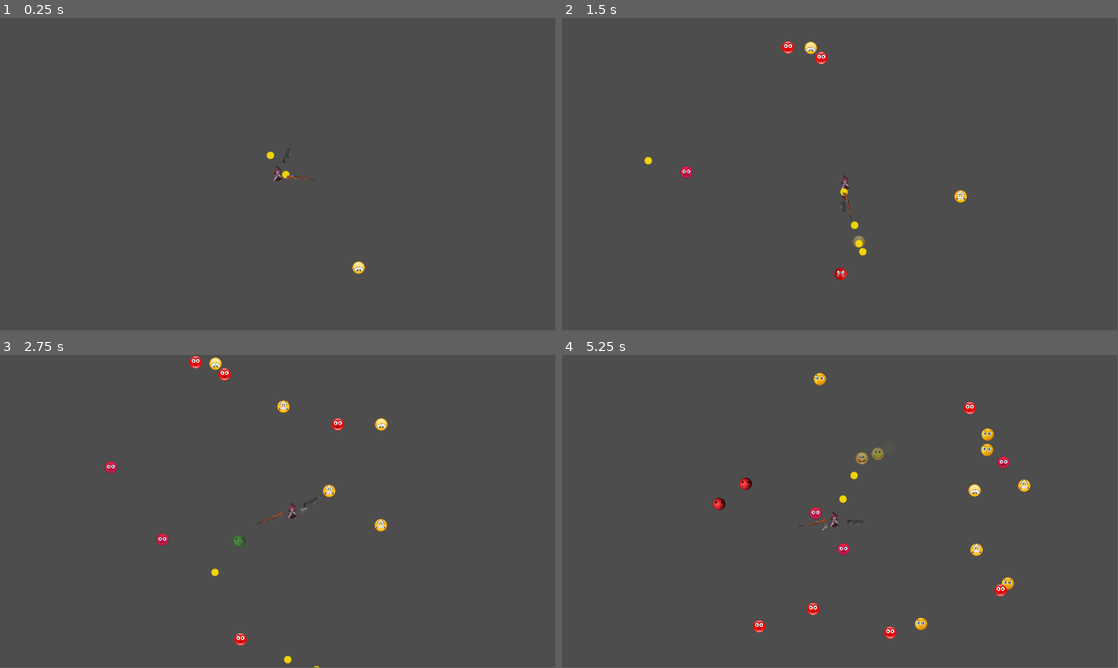
Above: before the commit, frames 1-4 (two rows, left to right).
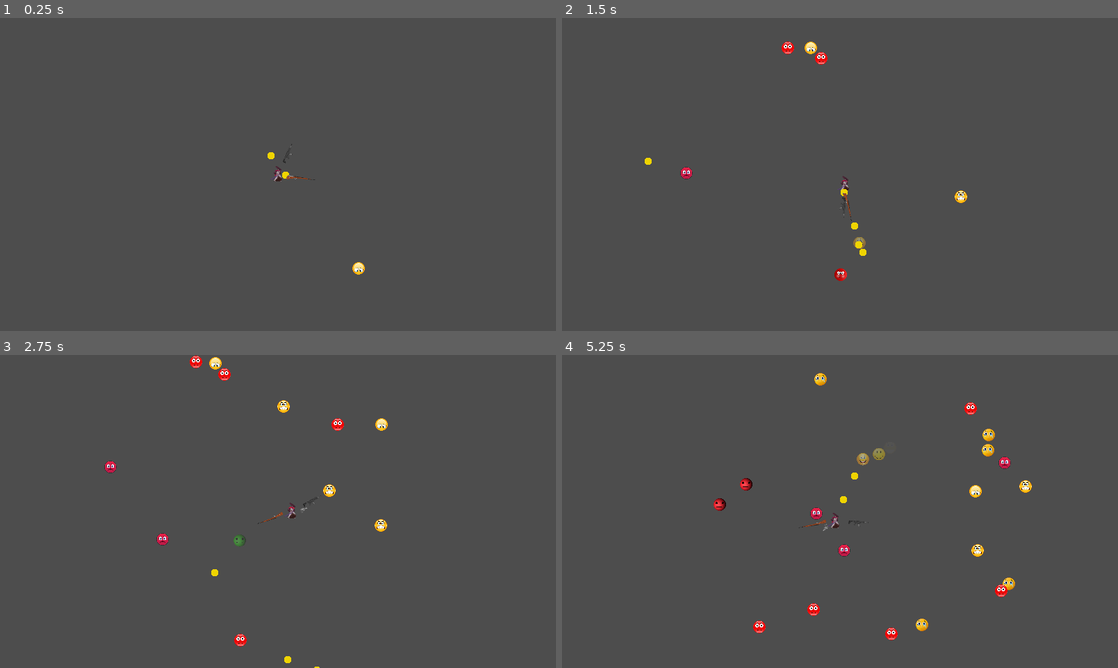
Above: after the commit, the same moments.

Repository: NemoDacremont/vampire_le_survivant
Game: Godot game, scene res://src/maps/first_map/map.tscn
Two runs of this game, one before a commit and one after it. Both use one fixed random seed, a clock stepped at 60 frames per second and the inputs below.
Inputs:
- Up to frame 1 (0.25 s): no input
- Up to frame 2 (1.5 s): hold D (move_right) 0.53-1.28 s; tap K (fireball) at 0.6, 1.35 s; hold S (move_down) from 1.28 s (still down)
- Up to frame 3 (2.75 s): release S (move_down) at 2.03 s; hold D (move_right) from 2.03 s (still down); tap K (fireball) at 2.1 s
- Up to frame 4 (5.25 s): release D (move_right) at 2.78 s; hold W (move_up) 2.78-3.53 s; tap K (fireball) every 0.75 s from 2.85 to 5.1 s; hold A (move_left) 3.53-5.03 s; hold S (move_down) from 5.03 s (still down)
In our replay, the window is 799x449 before the commit and 800x450 after it. These sizes can differ from the game's own. Grey fills any space a smaller window leaves; there, only what the larger window draws over its background counts as a difference.

The runs differ from the first frame. In frame 1, 0.1% of the frame differs, in the area x 47-66%, y 40-82%; in frame 2, 0.3%; in frame 3, 0.4%; in frame 4, 1.2%, in the area x 27-85%, y 5-92%.

Commit message:
quit and play

Diff:
--- a/project.godot
+++ b/project.godot
@@ -13,11 +13,16 @@
 config/name="vampire_le_survivant"
 run/main_scene="res://src/maps/first_map/map.tscn"
 config/features=PackedStringArray("4.2", "Forward Plus")
+boot_splash/bg_color=Color(0.141176, 0.141176, 0.141176, 1)
 config/icon="res://assets/icon.svg"
 
 [autoload]
 
 Context="*res://src/context.gd"
+
+[display]
+
+window/stretch/mode="canvas_items"
 
 [input]
 
--- /dev/null
+++ b/src/main_menu/main_menu.gd
@@ -0,0 +1,12 @@
+extends CanvasLayer
+
+# Called when the node enters the scene tree for the first time.
+func _ready():
+	$MarginContainer/AnimationPlayer.play("start")
+
+
+func _on_quit_pressed():
+	get_tree().quit()
+
+func _on_play_pressed():
+	get_tree().change_scene_to_file("res://src/maps/first_map/map.tscn")
--- /dev/null
+++ b/src/main_menu/main_menu.tscn
@@ -0,0 +1,87 @@
+[gd_scene load_steps=5 format=3 uid="uid://cp3bv27fsskk2"]
+
+[ext_resource type="Texture2D" uid="uid://djvnnhkb5e5fl" path="res://assets/main_menu/background_main_menu.png" id="1_4ks1l"]
+[ext_resource type="Script" path="res://src/main_menu/main_menu.gd" id="1_vf3o2"]
+
+[sub_resource type="Animation" id="Animation_7fa4q"]
+resource_name = "RESET"
+length = 2.0
+tracks/0/type = "value"
+tracks/0/imported = false
+tracks/0/enabled = true
+tracks/0/path = NodePath("VBoxContainer:theme_override_constants/separation")
+tracks/0/interp = 1
+tracks/0/loop_wrap = true
+tracks/0/keys = {
+"times": PackedFloat32Array(0, 2),
+"transitions": PackedFloat32Array(1, 1),
+"update": 0,
+"values": [-400, 1]
+}
+
+[sub_resource type="AnimationLibrary" id="AnimationLibrary_yabrf"]
+_data = {
+"start": SubResource("Animation_7fa4q")
+}
+
+[node name="MainMenu" type="CanvasLayer"]
+script = ExtResource("1_vf3o2")
+
+[node name="Background" type="Sprite2D" parent="."]
+position = Vector2(576, 289)
+scale = Vector2(0.6, 0.6)
+texture = ExtResource("1_4ks1l")
+
+[node name="MarginContainer" type="MarginContainer" parent="."]
+offset_right = 40.0
+offset_bottom = 40.0
+theme_override_constants/margin_left = 40
+theme_override_constants/margin_top = 230
+
+[node name="VBoxContainer" type="VBoxContainer" parent="MarginContainer"]
+layout_mode = 2
+theme_override_constants/separation = -79
+
+[node name="Play" type="Button" parent="MarginContainer/VBoxContainer"]
+layout_mode = 2
+size_flags_vertical = 8
+theme_override_colors/font_color = Color(0.890196, 0, 0, 1)
+theme_override_colors/font_outline_color = Color(0, 0, 0, 1)
+theme_override_constants/outline_size = 10
+theme_override_font_sizes/font_size = 60
+text = "PLAY"
+
+[node name="HowToPlay" type="Button" parent="MarginContainer/VBoxContainer"]
+layout_mode = 2
+size_flags_vertical = 8
+theme_override_colors/font_color = Color(0.890196, 0, 0, 1)
+theme_override_colors/font_outline_color = Color(0, 0, 0, 1)
+theme_override_constants/outline_size = 10
+theme_override_font_sizes/font_size = 60
+text = "HOW TO PLAY"
+
+[node name="Parameters" type="Button" parent="MarginContainer/VBoxContainer"]
+layout_mode = 2
+size_flags_vertical = 8
+theme_override_colors/font_color = Color(0.890196, 0, 0, 1)
+theme_override_colors/font_outline_color = Color(0, 0, 0, 1)
+theme_override_constants/outline_size = 10
+theme_override_font_sizes/font_size = 60
+text = "PARAMETERS"
+
+[node name="Quit" type="Button" parent="MarginContainer/VBoxContainer"]
+layout_mode = 2
+size_flags_vertical = 8
+theme_override_colors/font_color = Color(0.890196, 0, 0, 1)
+theme_override_colors/font_outline_color = Color(0, 0, 0, 1)
+theme_override_constants/outline_size = 10
+theme_override_font_sizes/font_size = 60
+text = "QUIT"
+
+[node name="AnimationPlayer" type="AnimationPlayer" parent="MarginContainer"]
+libraries = {
+"": SubResource("AnimationLibrary_yabrf")
+}
+
+[connection signal="pressed" from="MarginContainer/VBoxContainer/Play" to="." method="_on_play_pressed"]
+[connection signal="pressed" from="MarginContainer/VBoxContainer/Quit" to="." method="_on_quit_pressed"]
Binary file added: assets/main_menu/background_main_menu.png
Not shown, added: assets/main_menu/background_main_menu.png.import
Not shown, added: src/main_menu/mai16EF.tmp
Not shown, added: src/main_menu/mai4A86.tmp
